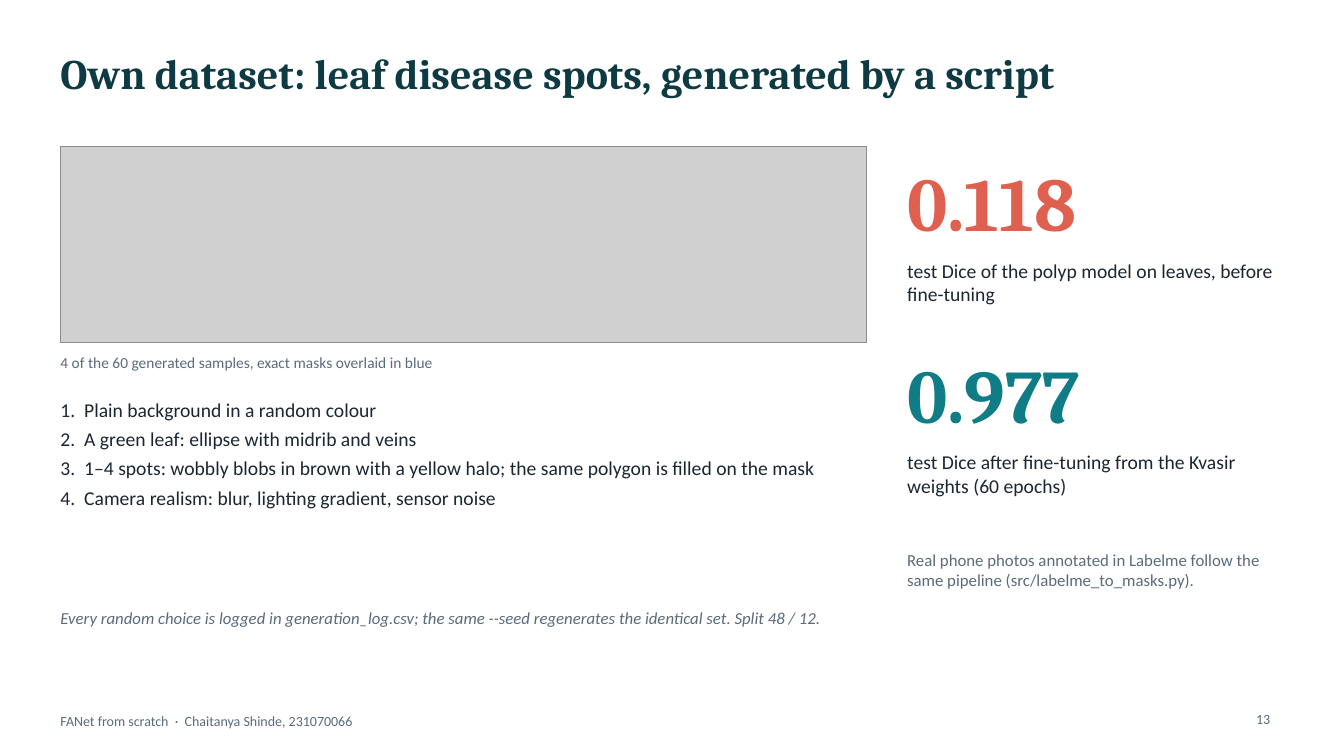
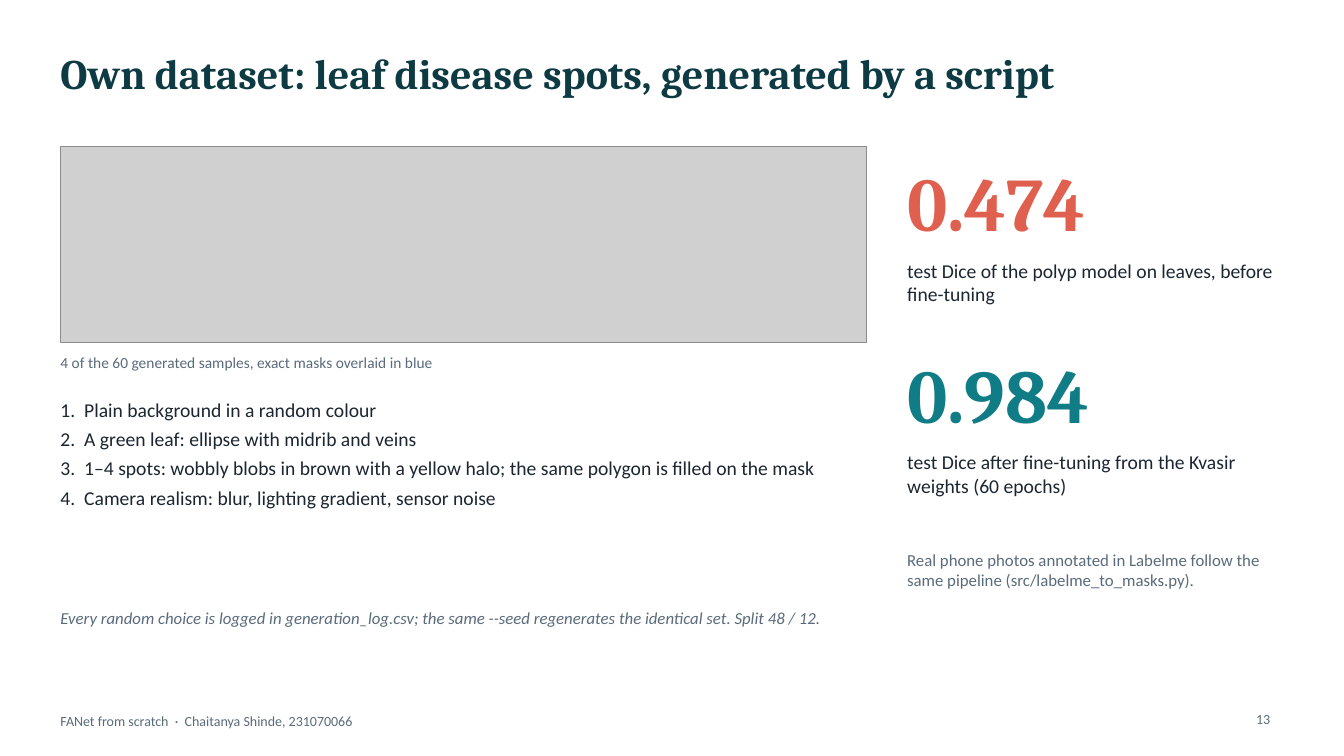
Before and after one commit to Chaitanya-666/DLproject, a slide deck: slide 13 of presentation/FANet_ChaitanyaShinde_231070066.pptx. Drawn at 1344x756 pixels with LibreOffice and Linux fonts; fonts in the diff are those of the drawing; grey boxes stand for pictures. Boxes give left, top, right and bottom in pixels: in the first picture for what was removed or moved away, otherwise in the second. Text is boxed around its words. In the diff, an @@ line names an element or a change of style, - is before the commit and + after.

```diff
--- a/presentation/FANet_ChaitanyaShinde_231070066.pptx
+++ b/presentation/FANet_ChaitanyaShinde_231070066.pptx
@@ text at (x1=907, y1=179, x2=1086, y2=232): text changed @@
-0.118
+0.474
@@ text at (x1=907, y1=371, x2=1089, y2=424): text changed @@
-0.977
+0.984
```
Also in this commit, not shown: 3 other slides changed, 7 other files.
